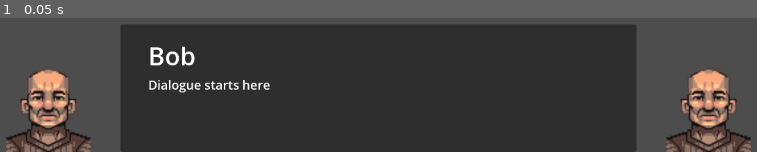
Above: before the commit, frame 1.
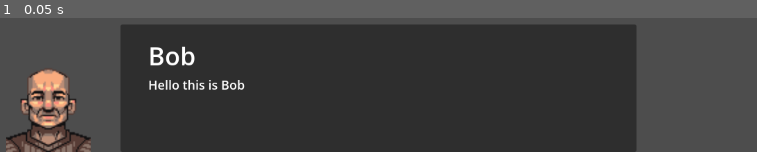
Above: after the commit, the same moment.

Repository: AbsoluteZer0527/My-first-3D-Godot-game
Game: Godot game, scene res://Dialogues/UI/control.tscn
The game is run twice, just before and just after one commit, with the same random seed, the same clock (stepped at 60 frames per second) and the same inputs.
Inputs:
- Up to frame 1 (0.05 s): no input

The runs differ from the first frame. In frame 1, 4.1% of the frame differs, in the area x 19-100%, y 38-100%.
Error before the commit: Invalid access to property or key 'content' on a base object of type 'Resource (Dialogue)'. (res://Dialogues/UI/dialogue_manager.gd:16)

Commit message:
Debug/fixing typo to make the dialogue work

Diff:
--- a/dialogue/Dialogues/dialogue1.tres
+++ b/dialogue/Dialogues/dialogue1.tres
@@ -1,18 +1,34 @@
-[gd_resource type="Resource" script_class="DialogueGroup" load_steps=5 format=3 uid="uid://bt7hw5gv25fmu"]
+[gd_resource type="Resource" script_class="DialogueGroup" load_steps=8 format=3 uid="uid://bt7hw5gv25fmu"]
 
 [ext_resource type="Script" uid="uid://dc4ndxmaq34hs" path="res://Scripts/dialogue.gd" id="1_gqxpp"]
 [ext_resource type="Texture2D" uid="uid://c3ncbl7r6ym2u" path="res://Pixel-Portraits-Free/Masculine_A/Masculine_A_default.png" id="2_12xai"]
 [ext_resource type="Script" uid="uid://uo86pcvsbifa" path="res://Scripts/dialogue_group.gd" id="2_lsluu"]
+[ext_resource type="Texture2D" uid="uid://dxsm1d818k07j" path="res://Pixel-Portraits-Free/Feminine_B/Feminine_B-default.png" id="3_12xai"]
 
 [sub_resource type="Resource" id="Resource_7muy7"]
 script = ExtResource("1_gqxpp")
 character_name = "Bob"
-concent = "Hello this is a Dialogue"
+content = "Hello this is Bob"
+avatar = ExtResource("2_12xai")
+show_on_left = true
+metadata/_custom_type_script = "uid://dc4ndxmaq34hs"
+
+[sub_resource type="Resource" id="Resource_87038"]
+script = ExtResource("1_gqxpp")
+character_name = "Bill"
+content = "This is Bill"
+avatar = ExtResource("3_12xai")
+metadata/_custom_type_script = "uid://dc4ndxmaq34hs"
+
+[sub_resource type="Resource" id="Resource_q1y6y"]
+script = ExtResource("1_gqxpp")
+character_name = "Bob"
+content = "Hi Bill"
 avatar = ExtResource("2_12xai")
 show_on_left = true
 metadata/_custom_type_script = "uid://dc4ndxmaq34hs"
 
 [resource]
 script = ExtResource("2_lsluu")
-dialogue_list = Array[ExtResource("1_gqxpp")]([SubResource("Resource_7muy7"), null, null])
+dialogue_list = Array[ExtResource("1_gqxpp")]([SubResource("Resource_7muy7"), SubResource("Resource_87038"), SubResource("Resource_q1y6y")])
 metadata/_custom_type_script = "uid://uo86pcvsbifa"
--- a/dialogue/Scripts/dialogue.gd
+++ b/dialogue/Scripts/dialogue.gd
@@ -2,6 +2,6 @@
 class_name Dialogue
 
 @export var character_name: String
-@export_multiline var concent: String
+@export_multiline var content: String
 @export var avatar: Texture
 @export var show_on_left: bool
